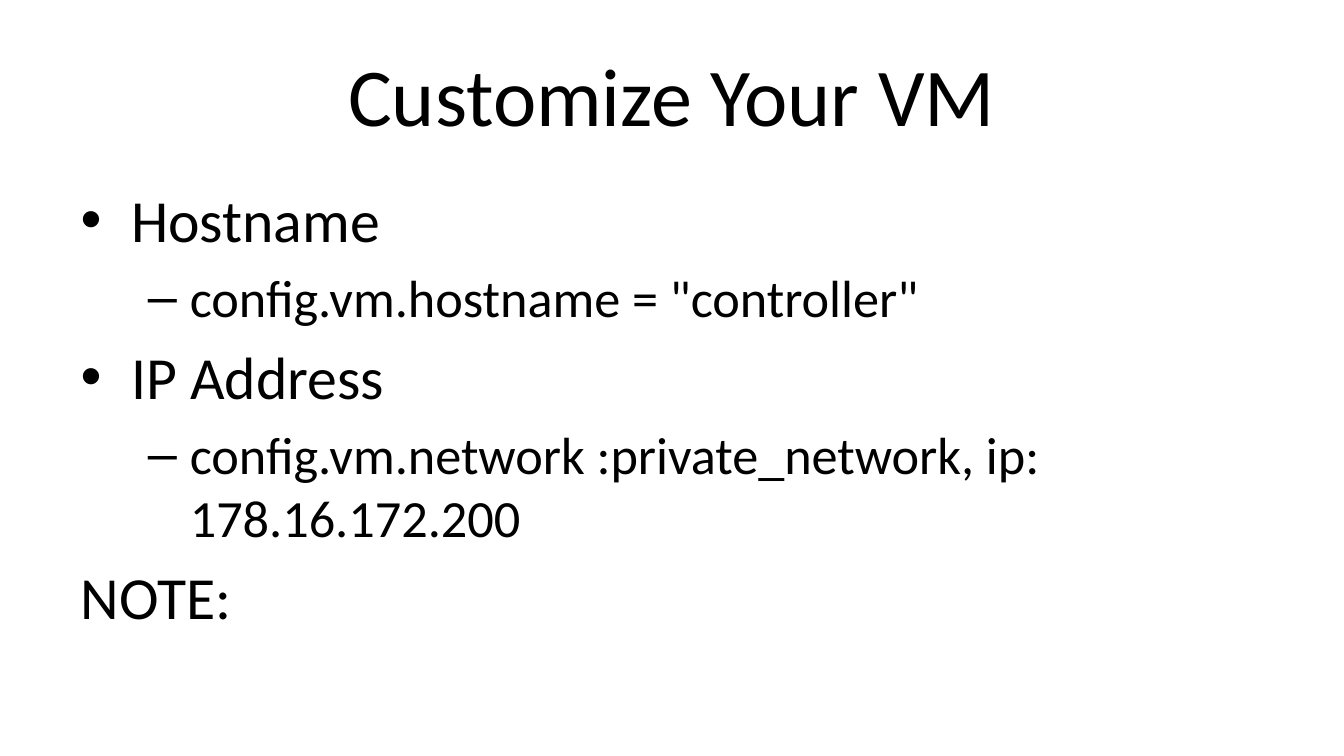
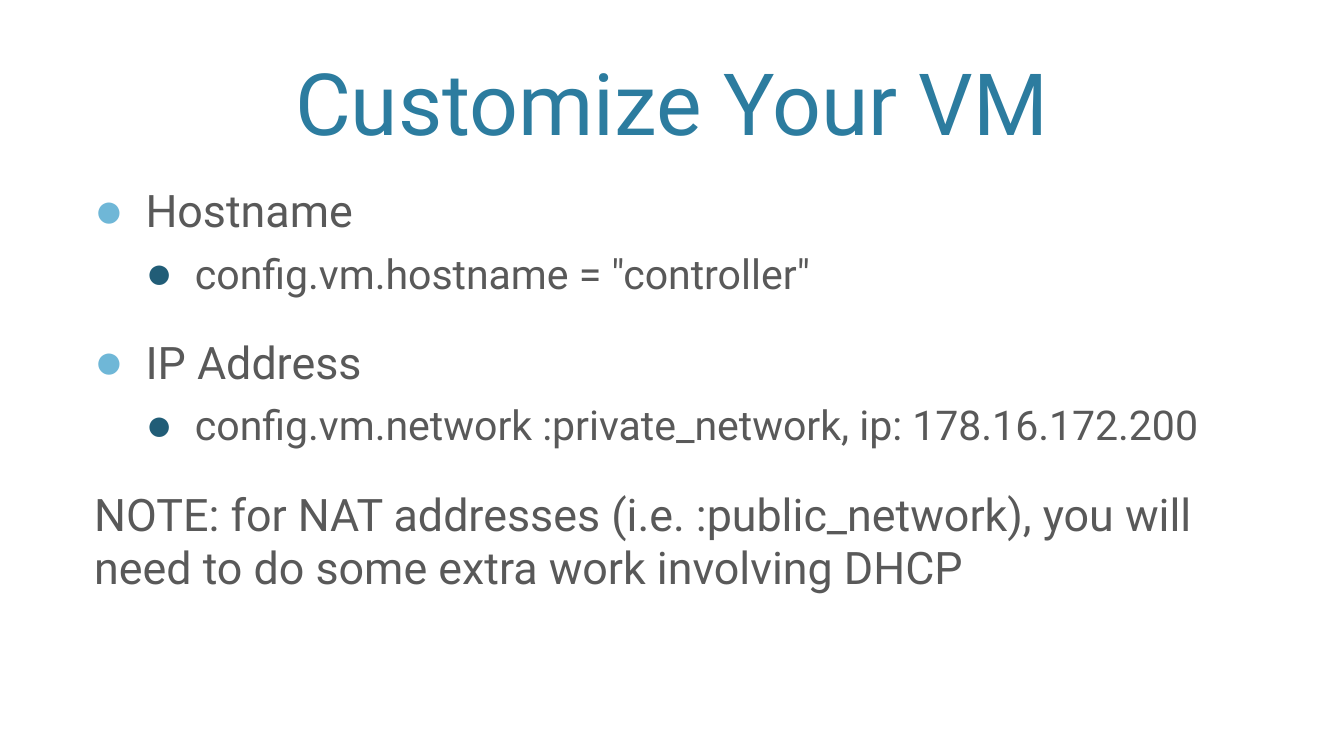
Before and after one commit to VMTrooper/VagrantBrownBag, a slide deck: slide 11 of Vagrant.pptx. Drawn at 1344x756 pixels with LibreOffice and Linux fonts; fonts in the diff are those of the drawing; background and template pictures are left out. Boxes give left, top, right and bottom in pixels: in the first picture for what was removed or moved away, otherwise in the second. Text is boxed around its words. In the diff, an @@ line names an element or a change of style, - is before the commit and + after.

```diff
--- a/Vagrant.pptx
+++ b/Vagrant.pptx
@@ title "Customize Your VM": place and size @@
-title "Customize Your VM" at (348, 69, 995, 127)
+title "Customize Your VM" at (295, 73, 1049, 136)
@@ title "Customize Your VM" at (295, 73, 1049, 136): size 44 to 46 pt, font Calibri to Roboto, text colour #000000 to #2C7C9F; vertical alignment middle to bottom @@
@@ text "Hostname": place and size @@
-text "Hostname" at (81, 203, 1039, 620)
+text "Hostname" at (94, 195, 1198, 594)
@@ text at (146, 195, 1198, 449): size 32 to 24 pt in "Hostname", "IP Address"; font Calibri to Roboto, text colour #000000 to #595959 in "Hostname", "config.vm.hostname = "controller"", "IP Address", "config.vm.network :private_network, ip: 178.16.172.200"; size 28 to 22 pt in "config.vm.hostname = "controller"", "config.vm.network :private_network, ip: 178.16.172.200"; bullet • to ●; more space between paragraphs; bullet – to ● @@
@@ text at (94, 495, 1191, 594): text changed; size 32 to 24 pt; font Calibri to Roboto; text colour #000000 to #595959 @@
-NOTE:
+NOTE: for NAT addresses (i.e. :public_network), you will need to do some extra work involving DHCP
```
Also in this commit, not shown: 14 other slides changed.
